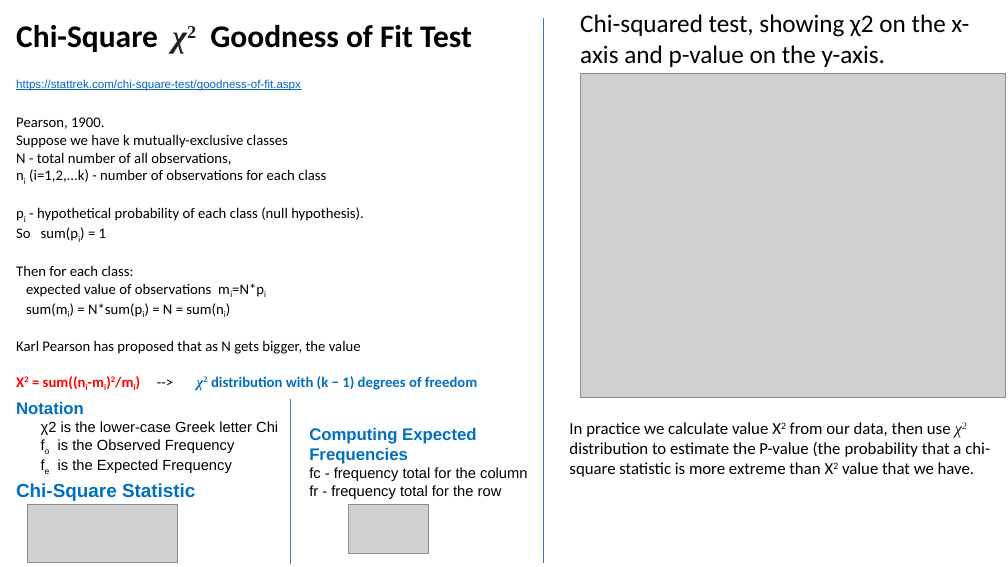
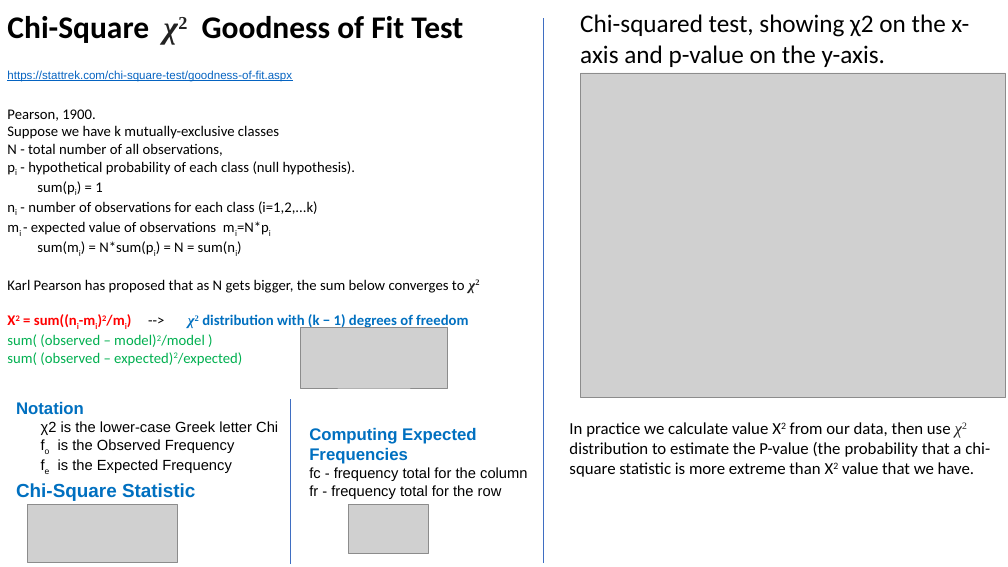
Before and after one commit to lselector/ml_ai_doc, a slide deck: slide 2 of statistics_06_x2_distribution.pptx. Drawn at 1008x567 pixels with LibreOffice and Linux fonts; fonts in the diff are those of the drawing; grey boxes stand for pictures. Boxes give left, top, right and bottom in pixels: in the first picture for what was removed or moved away, otherwise in the second. Text is boxed around its words. In the diff, an @@ line names an element or a change of style, - is before the commit and + after.

Commit message:
statistics p-value

```diff
--- a/statistics_06_x2_distribution.pptx
+++ b/statistics_06_x2_distribution.pptx
@@ text "Chi-Square χ2 Goodness of Fit ...": place and size @@
-text "Chi-Square χ2 Goodness of Fit ..." at [16, 25, 477, 390]
+text "Chi-Square χ2 Goodness of Fit ..." at [7, 16, 468, 366]
@@ text at [29, 169, 326, 182]: paragraph removed @@
-ni (i=1,2,...k) - number of observations for each class
@@ text at [28, 181, 318, 235]: text changed @@
-So sum(pi) = 1
-Then for each class:
-expected value of observations mi=N*pi
+sum(pi) = 1
+ni - number of observations for each class (i=1,2,...k)
+mi - expected value of observations mi=N*pi
@@ text at [7, 279, 465, 293]: text changed @@
-Karl Pearson has proposed that as N gets bigger, the value
+Karl Pearson has proposed that as N gets bigger, the sum below converges to χ2
@@ picture added at [301, 327, 448, 389] @@
@@ text at [7, 334, 242, 366]: paragraphs added @@
+sum( (observed – model)2/model )
+sum( (observed – expected)2/expected)
```
Also in this commit, not shown: 1 other slide changed, 4 other files.
